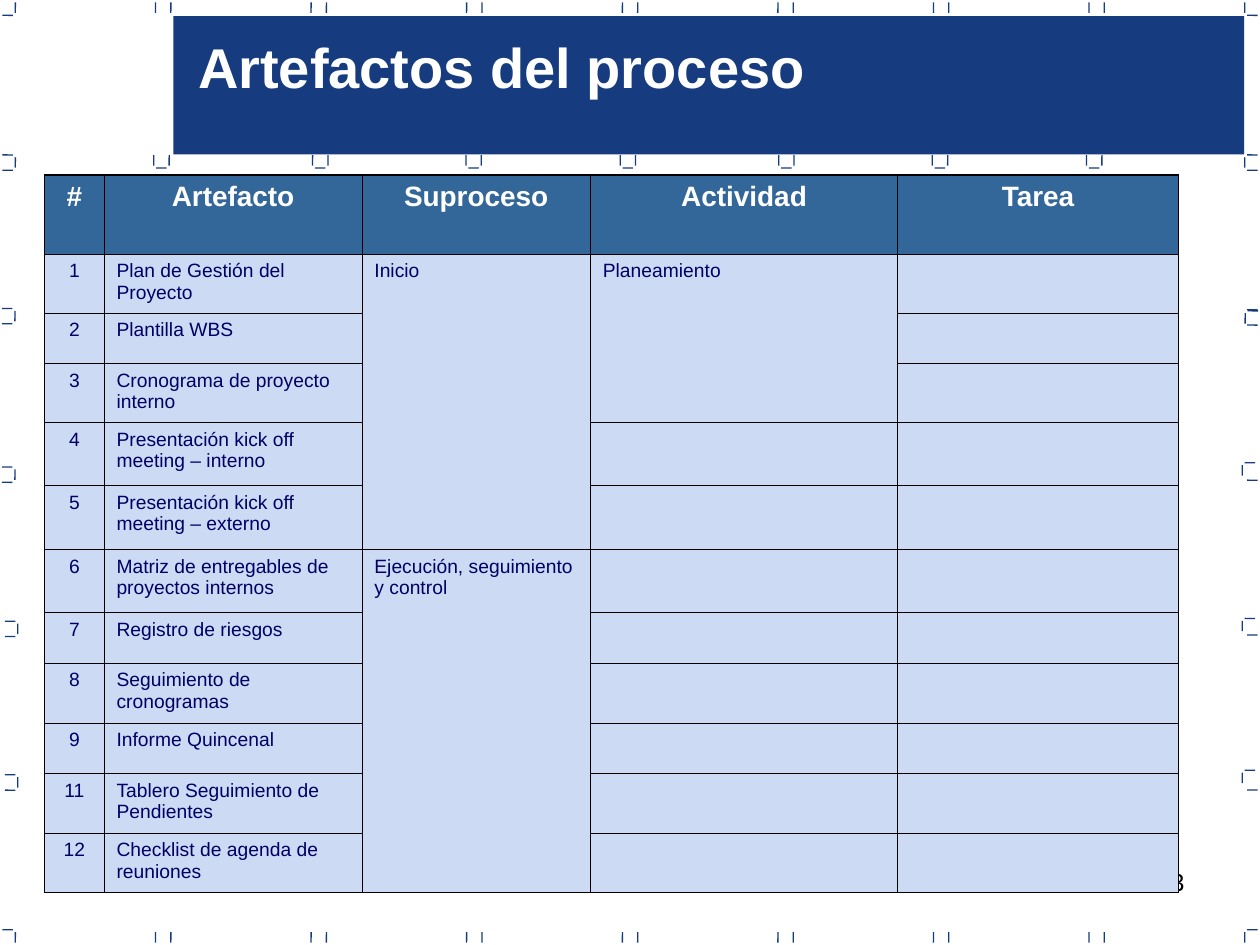
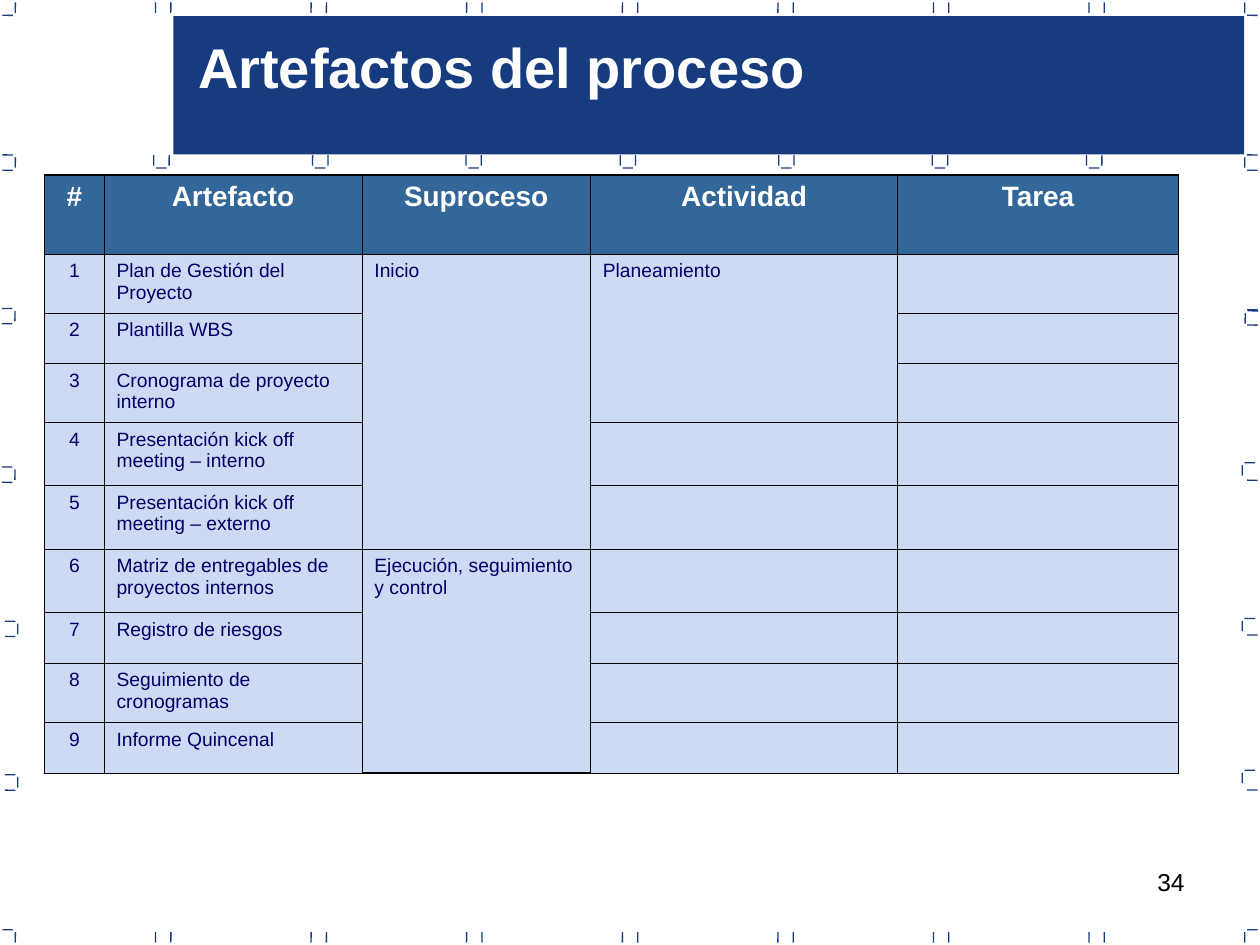
Before and after one commit to lowrider80/UTP-GPS-ALARM, a slide deck: slide 34 of Area_de_Proceso-_PP-PMC/PGPROY_V1.0_2015.ppt (slide 33 before the commit). Drawn at 1260x945 pixels with LibreOffice and Linux fonts; fonts in the diff are those of the drawing. Boxes give left, top, right and bottom in pixels: in the first picture for what was removed or moved away, otherwise in the second. Text is boxed around its words. In the diff, an @@ line names an element or a change of style, - is before the commit and + after.

```diff
--- a/Area_de_Proceso-_PP-PMC/PGPROY_V1.0_2015.ppt
+++ b/Area_de_Proceso-_PP-PMC/PGPROY_V1.0_2015.ppt
@@ table at [44, 175, 1178, 754] @@
-row 11: 11 | Tablero Seguimiento de Pendientes |  |  | 
-row 12: 12 | Checklist de agenda de reuniones |  |  | 
@@ page number at [1157, 874, 1184, 892]: text changed @@
-33
+34
```
Also in this commit, not shown: 19 other slides changed, 1 slide added.
